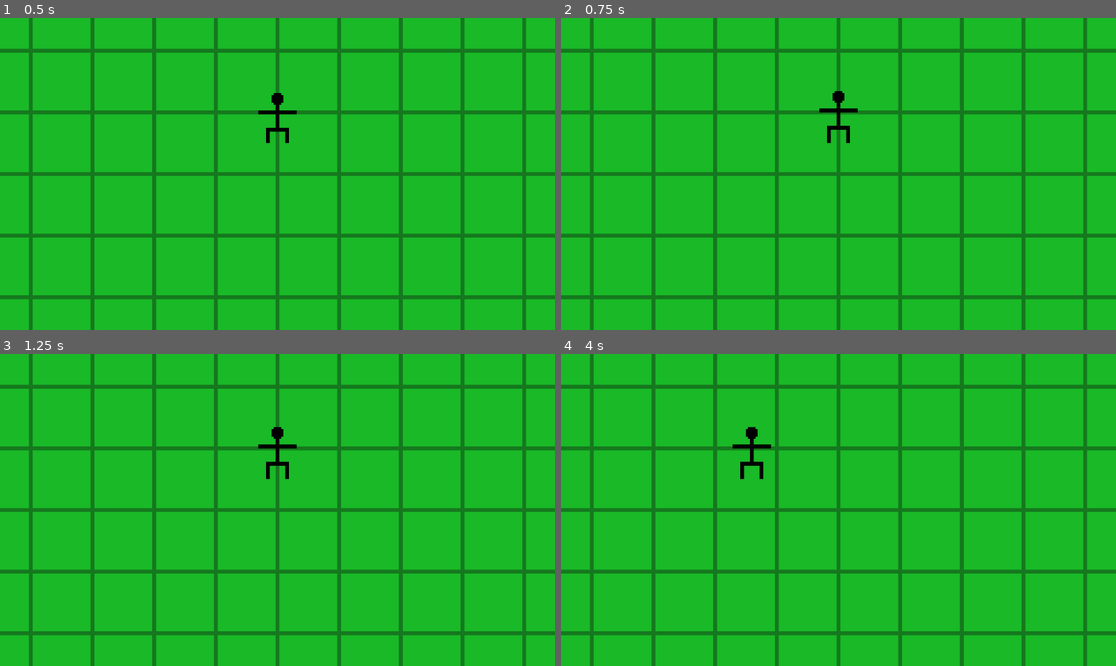
Above: before the commit, frames 1-4 (two rows, left to right).
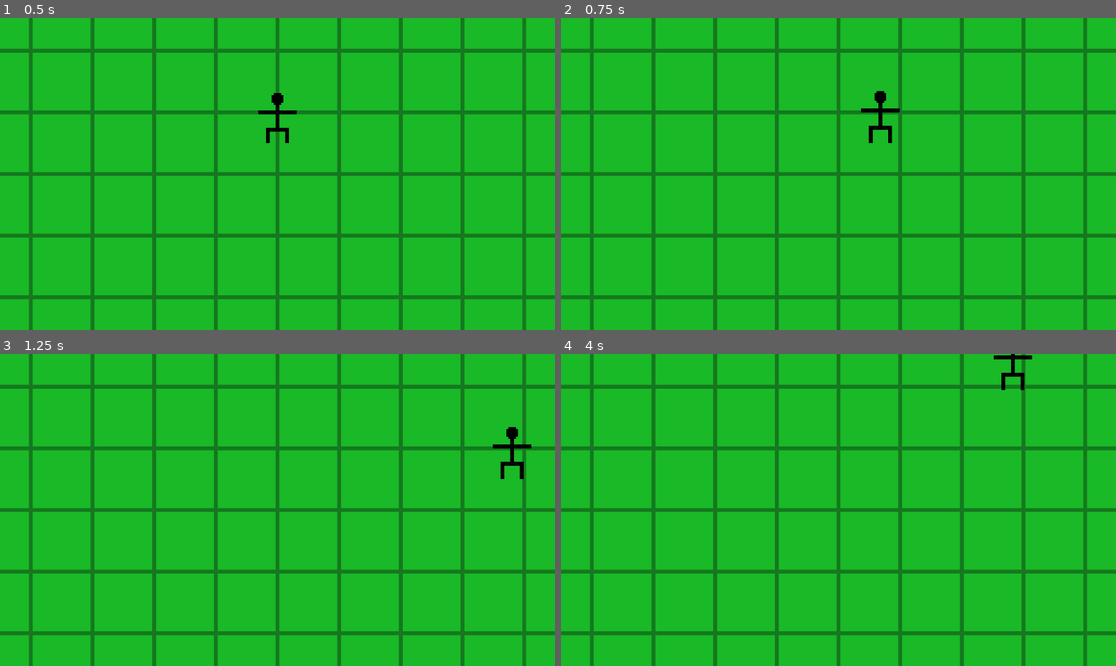
Above: after the commit, the same moments.

Repository: Mathofi/Project-Blackberry
Game: Godot game, scene res://scenes/game.tscn
The game is run twice, just before and just after one commit, with the same random seed, the same clock (stepped at 60 frames per second) and the same inputs.
Inputs:
- Up to frame 1 (0.5 s): no input
- Up to frame 2 (0.75 s): tap Enter at 0.5 s; hold D (move_right) from 0.53 s (still down)
- Up to frame 3 (1.25 s): keep holding D (move_right)
- Up to frame 4 (4 s): release D (move_right) at 1.28 s; hold S (move_down) 1.28-2.03 s; hold D (move_right) 2.03-2.78 s; hold W (move_up) 2.78-3.53 s; hold Left (move_left) from 3.53 s (still down)

Frame 1 is identical in both runs. In frame 2, 0.7% of the frame differs, in the area x 46-62%, y 23-41%; in frame 3, 0.7%; in frame 4, 0.6%.

Commit message:
added better movement

Diff:
--- a/project.godot
+++ b/project.godot
@@ -37,7 +37,7 @@
 }
 move_left={
 "deadzone": 0.2,
-"events": [null, Object(InputEventKey,"resource_local_to_scene":false,"resource_name":"","device":0,"window_id":0,"alt_pressed":false,"shift_pressed":false,"ctrl_pressed":false,"meta_pressed":false,"pressed":false,"keycode":0,"physical_keycode":68,"key_label":0,"unicode":0,"location":0,"echo":false,"script":null)
+"events": [null, Object(InputEventKey,"resource_local_to_scene":false,"resource_name":"","device":-1,"window_id":0,"alt_pressed":false,"shift_pressed":false,"ctrl_pressed":false,"meta_pressed":false,"pressed":false,"keycode":0,"physical_keycode":65,"key_label":0,"unicode":97,"location":0,"echo":false,"script":null)
 , Object(InputEventKey,"resource_local_to_scene":false,"resource_name":"","device":-1,"window_id":0,"alt_pressed":false …(186 unchanged characters)…
 ]
 }
--- a/scripts/player.gd
+++ b/scripts/player.gd
@@ -1,24 +1,24 @@
 extends CharacterBody2D
 
 
-@export var SPEED = 100.0
+@export var SPEED = 200.0 # max speed
+const ACCELERATOIN = 1000.0
+const FRICTON = 800.0
 
+## movement
+func _physics_process(delta: float) -> void:
+	# vector 2 is for bolth axes for (0,0)
+	var input_vector = Vector2(
+		Input.get_axis("move_left", "move_right"),
+		Input.get_axis("move_up", "move_down")
+	).normalized()
 
-func _physics_process(delta: float) -> void:
-
-	# Get the input direction and handle the movement/deceleration.
-	# As good practice, you should replace UI actions with custom gameplay actions.
-	var x_direction := Input.get_axis("move_left", "move_right")
-	if x_direction:
-		velocity.x = x_direction * SPEED
+	if input_vector != Vector2.ZERO:
+		# accelerat toward the directon
+		var target = input_vector * SPEED
+		velocity = velocity.move_toward(target, ACCELERATOIN * delta)
 	else:
-		velocity.x = move_toward(velocity.x, 0, SPEED)
-
-	var y_direction := Input.get_axis("move_up", "move_down")
-	if y_direction:
-		velocity.y = y_direction * SPEED
-	else:
-		velocity.y = move_toward(velocity.x, 0, SPEED)
-
+		# moves twords 0 then no input
+		velocity = velocity.move_toward(Vector2.ZERO, FRICTON * delta)
 
 	move_and_slide()
